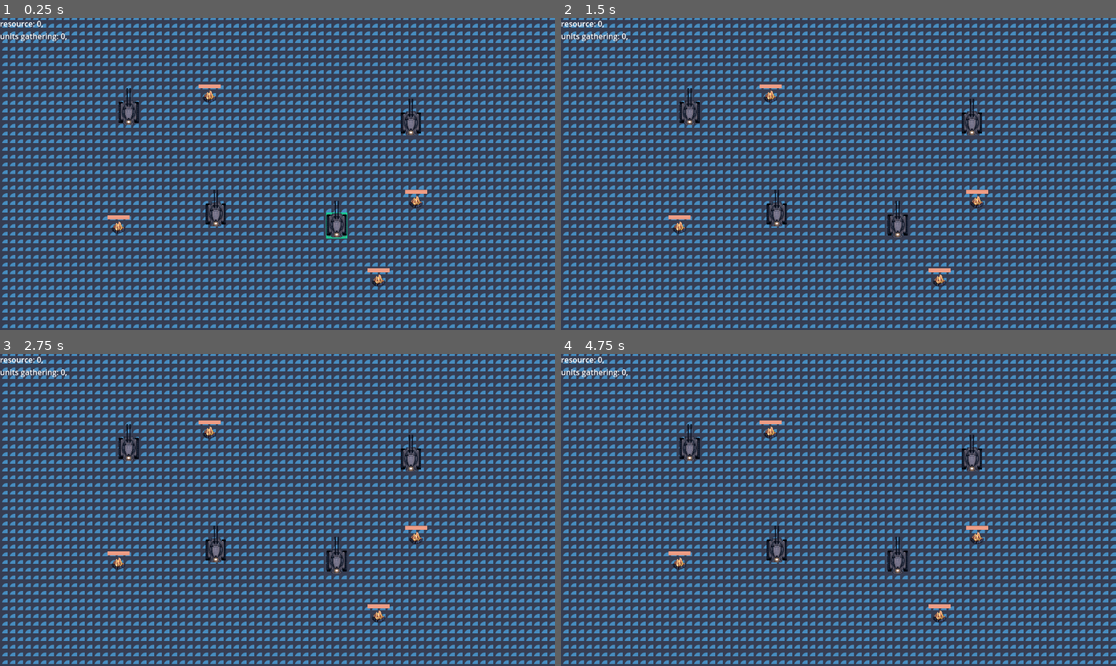
Above: before the commit, frames 1-4 (two rows, left to right).
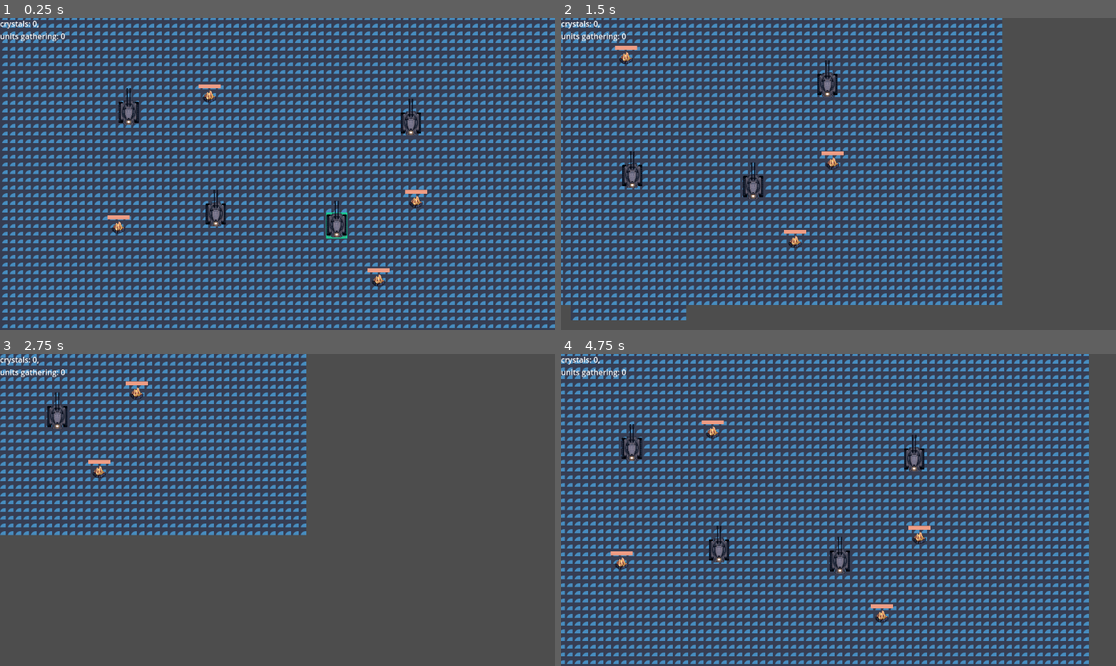
Above: after the commit, the same moments.

Repository: OleksandrLevchuk/godot4-rts
Game: Godot game, scene res://world.tscn
The game is run twice, just before and just after one commit, with the same random seed, the same clock (stepped at 60 frames per second) and the same inputs. The engine's default icon, where the game draws it, is replaced by a stand-in: a white triangle on a blue panel in a dark square.
Inputs (mouse positions are in pixels of both pictures, inside the frame that each line leads up to):
- Up to frame 1 (0.25 s): no input
- Up to frame 2 (1.5 s): tap Enter at 0.5 s; move the mouse to (960, 158) at 0.52 s; hold Right (ui_right) 0.53-1.28 s; click (960, 158) at 0.6 s; move the mouse to (727, 189) at 1.27 s; hold Down (ui_down) from 1.28 s (still down); right-click (727, 189) at 1.35 s
- Up to frame 3 (2.75 s): move the mouse to (333, 441) at 2.02 s; release Down (ui_down) at 2.03 s; hold Right (ui_right) from 2.03 s (still down); click (333, 441) at 2.1 s
- Up to frame 4 (4.75 s): move the mouse to (810, 572) at 2.77 s; release Right (ui_right) at 2.78 s; hold Up (ui_up) 2.78-3.53 s; right-click (810, 572) at 2.85 s; move the mouse to (1005, 556) at 3.52 s; hold Left (ui_left) from 3.53 s (still down); click (1005, 556) at 3.6 s; move the mouse to (672, 463) at 4.27 s; right-click (672, 463) at 4.35 s

The runs differ from the first frame. In frame 1, less than 0.1% of the frame differs, in the area x 0-13%, y 0-8%; in frame 2, 34%; in frame 3, 39%; in frame 4, 43%, in the area x 0-100%, y 0-100%.

Commit message:
added camera panning
27 hours in

Diff:
--- a/Camera.gd
+++ b/Camera.gd
@@ -1 +1,11 @@
 extends Camera2D
+
+@export var speed = 20
+@export var zoom_speed = 20
+@export var zoom_margin = 0.1
+@export var zoom_min = 0.5
+@export var zoom_max = 3
+
+func _process(delta):
+	var input = Vector2( Input.get_axis("ui_left", "ui_right"), Input.get_axis("ui_up","ui_down") )
+	position = position.lerp( position + input * speed, speed * delta ) # maybe there's a better way of doing this with velocity and move_and_slide
--- a/info.gd
+++ b/info.gd
@@ -7,7 +7,7 @@
 
 func _process(_delta):
 	var dict = {
-		'resource': Game.Crystals,
+		'crystals': Game.Crystals,
 		'units gathering': Game.Units_gathering,
 #		'viewport rect size': get_viewport().get_visible_rect().size,
 #		'mouse coords': get_global_mouse_position(),
@@ -22,7 +22,7 @@
 #		'desired angle': rad_to_deg(unit.position.angle_to_point(unit.destination)),
 #		'cursor angle': rad_to_deg(unit.position.angle_to_point(get_global_mouse_position()-cursor_offset))
 	}
-	var s = ''
+	var tempstr = ''
 	for key in dict:
-		s += key + ': ' + str(dict[key]) + ',\n'
-	text = s
+		tempstr += key + ': ' + str(dict[key]) + ',\n'
+	text = tempstr.left(-2) # remove the trailing comma
--- a/project.godot
+++ b/project.godot
@@ -31,6 +31,16 @@
 "events": [Object(InputEventMouseButton,"resource_local_to_scene":false,"resource_name":"","device":-1,"window_id":0,"a …(258 unchanged characters)…
 ]
 }
+wheel_up={
+"deadzone": 0.5,
+"events": [Object(InputEventMouseButton,"resource_local_to_scene":false,"resource_name":"","device":-1,"window_id":0,"alt_pressed":false,"shift_pressed":false,"ctrl_pressed":false,"meta_pressed":false,"button_mask":0,"position":Vector2(0, 0),"global_position":Vector2(0, 0),"factor":1.0,"button_index":4,"canceled":false,"pressed":false,"double_click":false,"script":null)
+]
+}
+wheel_down={
+"deadzone": 0.5,
+"events": [Object(InputEventMouseButton,"resource_local_to_scene":false,"resource_name":"","device":-1,"window_id":0,"alt_pressed":false,"shift_pressed":false,"ctrl_pressed":false,"meta_pressed":false,"button_mask":0,"position":Vector2(0, 0),"global_position":Vector2(0, 0),"factor":1.0,"button_index":5,"canceled":false,"pressed":false,"double_click":false,"script":null)
+]
+}
 
 [rendering]
 
--- a/world.tscn
+++ b/world.tscn
@@ -4,7 +4,7 @@
 [ext_resource type="Texture2D" uid="uid://bkqqokig6kd87" path="res://icon.svg" id="2_sfpdn"]
 [ext_resource type="PackedScene" uid="uid://cxe80dasal4cw" path="res://tank.tscn" id="3_it4u3"]
 [ext_resource type="PackedScene" uid="uid://b6qi0uh341w1n" path="res://ui.tscn" id="4_n2fly"]
-[ext_resource type="Script" path="res://todo list.gd" id="6_loxv4"]
+[ext_resource type="Script" path="res://Camera.gd" id="5_6ks6h"]
 [ext_resource type="PackedScene" uid="uid://dgg0qggy2pu7o" path="res://crystal.tscn" id="7_acvk4"]
 
 [sub_resource type="TileSetAtlasSource" id="TileSetAtlasSource_35yg4"]
@@ -104,9 +104,7 @@
 [node name="ui" parent="." instance=ExtResource("4_n2fly")]
 
 [node name="Camera" type="Camera2D" parent="."]
-
-[node name="todo list" type="Node" parent="."]
-script = ExtResource("6_loxv4")
+script = ExtResource("5_6ks6h")
 
 [node name="objects" type="Node" parent="."]
 
Renamed: todo list.gd -> global/todo list.gd
